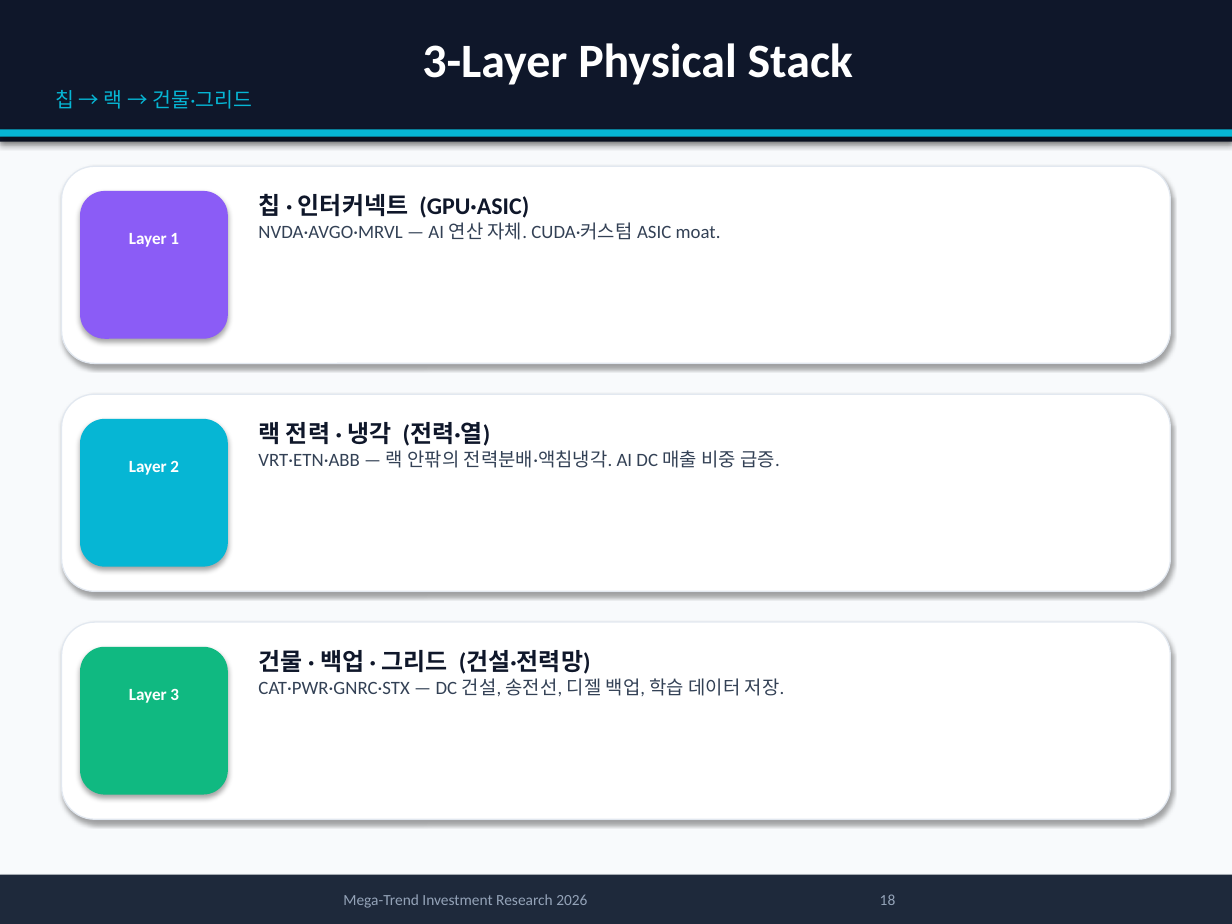
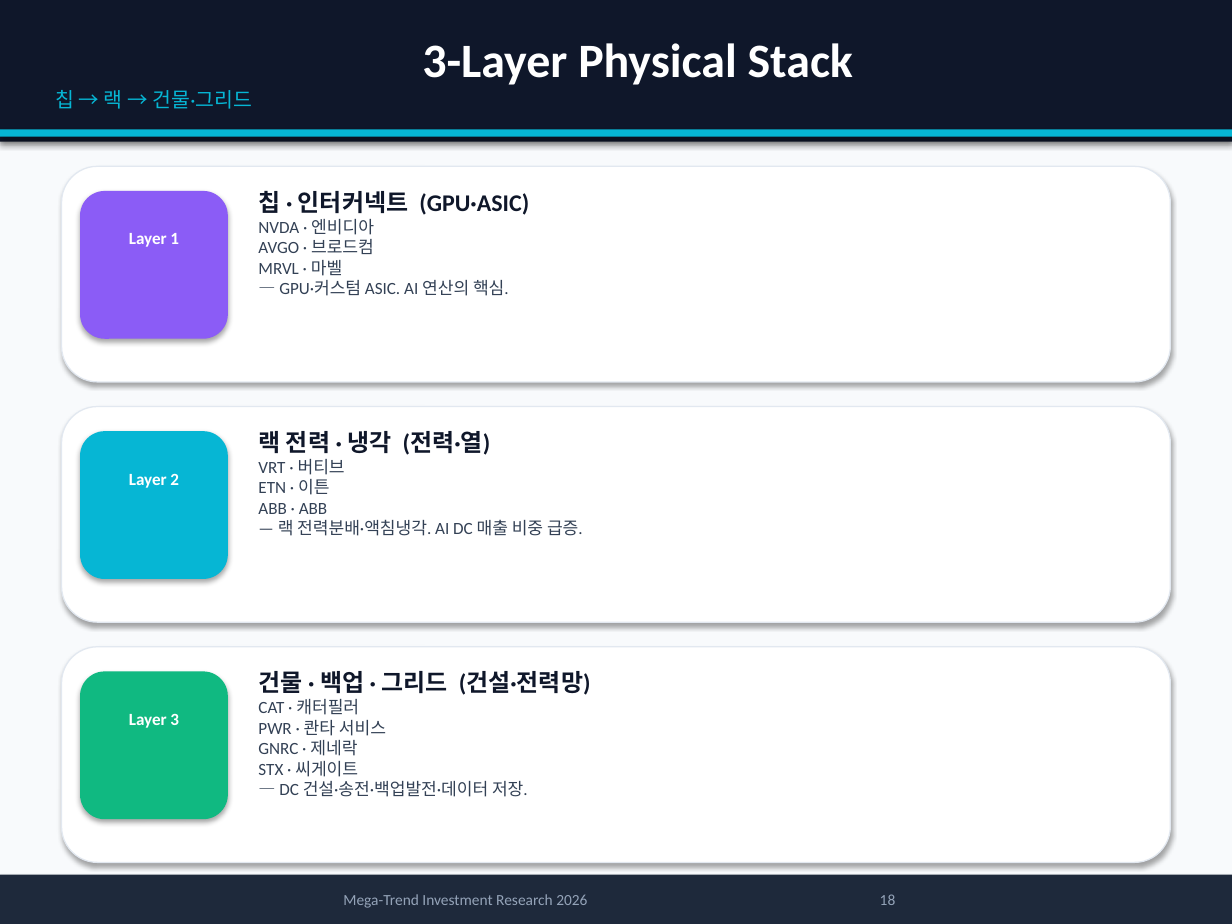
Before and after one commit to yskkkk/Stock, a slide deck: slide 18 of reports/megatrend-investment-report-2026.pptx. Drawn at 1232x924 pixels with LibreOffice and Linux fonts; fonts in the diff are those of the drawing. Boxes give left, top, right and bottom in pixels: in the first picture for what was removed or moved away, otherwise in the second. Text is boxed around its words. In the diff, an @@ line names an element or a change of style, - is before the commit and + after.

```diff
--- a/reports/megatrend-investment-report-2026.pptx
+++ b/reports/megatrend-investment-report-2026.pptx
@@ rounded rectangle resized from (x1=62, y1=166, x2=1170, y2=363) to (x1=62, y1=166, x2=1170, y2=382) @@
@@ text at (x1=258, y1=219, x2=509, y2=296): text changed; size 11 to 10 pt @@
-NVDA·AVGO·MRVL — AI 연산 자체. CUDA·커스텀 ASIC moat.
+NVDA · 엔비디아
+AVGO · 브로드컴
+MRVL · 마벨
+— GPU·커스텀 ASIC. AI 연산의 핵심.
@@ rounded rectangle resized from (x1=62, y1=394, x2=1170, y2=591) to (x1=62, y1=407, x2=1170, y2=622) @@
@@ rounded rectangle moved from (x1=80, y1=419, x2=228, y2=567) to (x1=80, y1=431, x2=228, y2=579) @@
@@ text "랙 전력 · 냉각 (전력·열)" moved from (x1=258, y1=422, x2=780, y2=468) to (x1=258, y1=431, x2=583, y2=536) @@
@@ text "Layer 2" moved from (x1=129, y1=460, x2=179, y2=475) to (x1=129, y1=473, x2=179, y2=488) @@
@@ text at (x1=258, y1=459, x2=583, y2=536): text changed; size 11 to 10 pt @@
-VRT·ETN·ABB — 랙 안팎의 전력분배·액침냉각. AI DC 매출 비중 급증.
+VRT · 버티브
+ETN · 이튼
+ABB · ABB
+— 랙 전력분배·액침냉각. AI DC 매출 비중 급증.
@@ rounded rectangle resized from (x1=62, y1=622, x2=1170, y2=819) to (x1=62, y1=647, x2=1170, y2=862) @@
@@ rounded rectangle moved from (x1=80, y1=647, x2=228, y2=795) to (x1=80, y1=671, x2=228, y2=819) @@
@@ text "건물 · 백업 · 그리드 ..." moved from (x1=258, y1=650, x2=785, y2=696) to (x1=258, y1=671, x2=591, y2=797) @@
@@ text "Layer 3" moved from (x1=129, y1=689, x2=179, y2=703) to (x1=129, y1=714, x2=179, y2=728) @@
@@ text at (x1=258, y1=699, x2=528, y2=797): text changed; size 11 to 10 pt @@
-CAT·PWR·GNRC·STX — DC 건설, 송전선, 디젤 백업, 학습 데이터 저장.
+CAT · 캐터필러
+PWR · 콴타 서비스
+GNRC · 제네락
+STX · 씨게이트
+— DC 건설·송전·백업발전·데이터 저장.
```
Also in this commit, not shown: 30 other slides changed, 1 other file.
